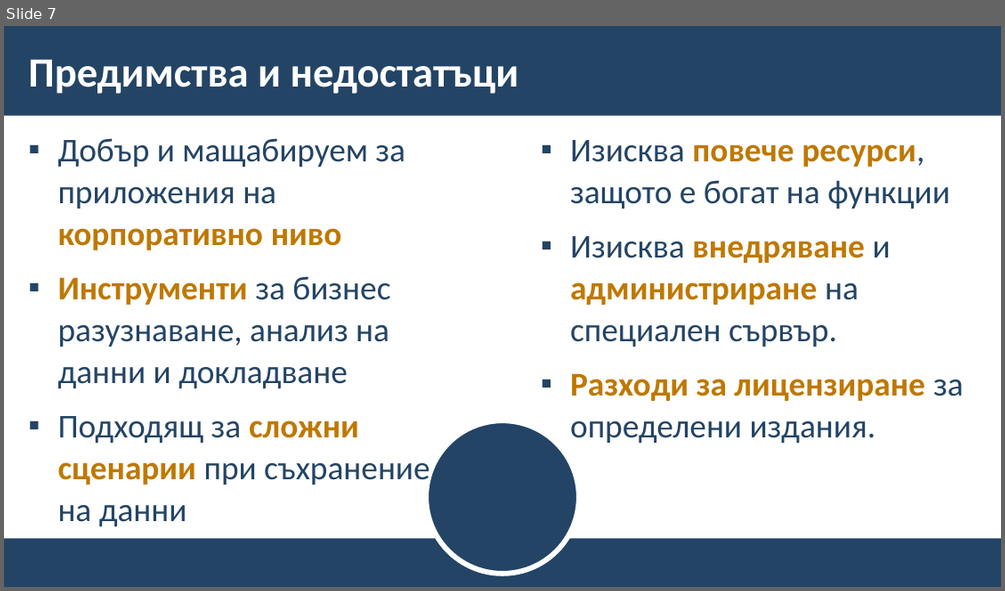
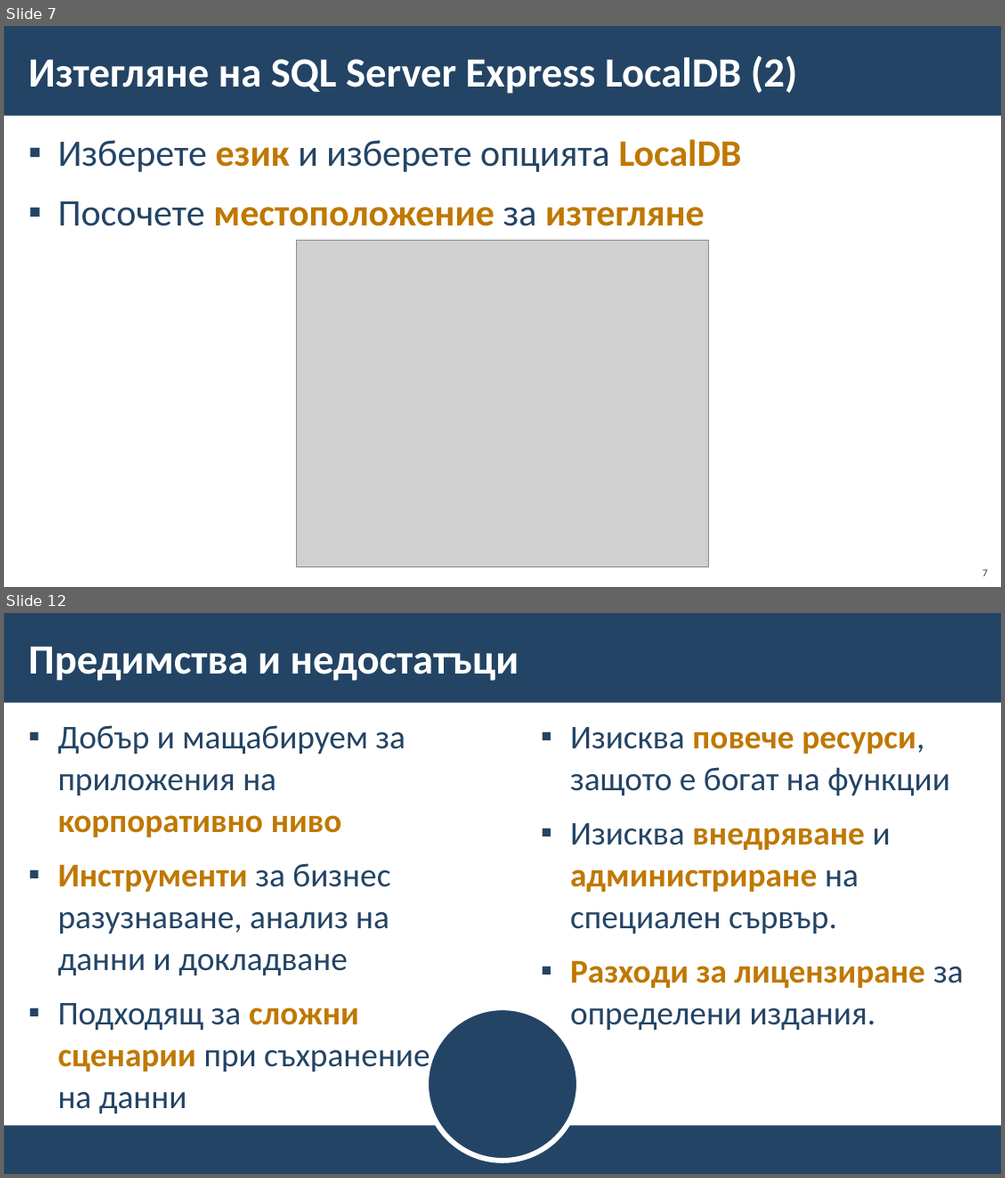
Before and after one commit to BG-IT-Edu/School-Programming, a slide deck: Courses/Software-Sciences/Module-3-Databases-New/03-Intro-to-MS-SQL-Server/03-Intro-to-MS-SQL-Server.pptx. Shown one above the other, each under a label of ours: slide 7 before the commit, slides 7 and 12 after it; the slides between them are not shown. The pictures are 1005x591 and 1005x1178 pixels, drawn with LibreOffice and Linux fonts; fonts in the diff are those of the drawing; grey boxes stand for pictures; background and template pictures are left out. Boxes give left, top, right and bottom in pixels: in the first picture for what was removed or moved away, otherwise in the second. Text is boxed around its words. In the diff, an @@ line names an element or a change of style, - is before the commit and + after.

Commit message:
Adding step-by-step installation of LocalDB

```diff
--- a/Courses/Software-Sciences/Module-3-Databases-New/03-Intro-to-MS-SQL-Server/03-Intro-to-MS-SQL-Server.pptx
+++ b/Courses/Software-Sciences/Module-3-Databases-New/03-Intro-to-MS-SQL-Server/03-Intro-to-MS-SQL-Server.pptx
@@ slide 7 added at [4, 26, 1001, 587], background #FFFFFF; not listed: 1 template element that a slide beside it also shows @@
@@ title added at [28, 55, 798, 94], 40 pt, text #FFFFFF, bold @@
+Изтегляне на SQL Server Express LocalDB (2)
@@ text added at [58, 139, 742, 226], 36 pt, text #234465 @@
+▪ Изберете език и изберете опцията LocalDB
+▪ Посочете местоположение за изтегляне
@@ picture added at [297, 240, 708, 566] @@
@@ page number added at [982, 569, 987, 576], 10 pt, text #234465 @@
+7
@@ what was slide 7 is now slide 12 @@
```
Also in this commit, not shown: 5 other slides added, 1 slide removed.
